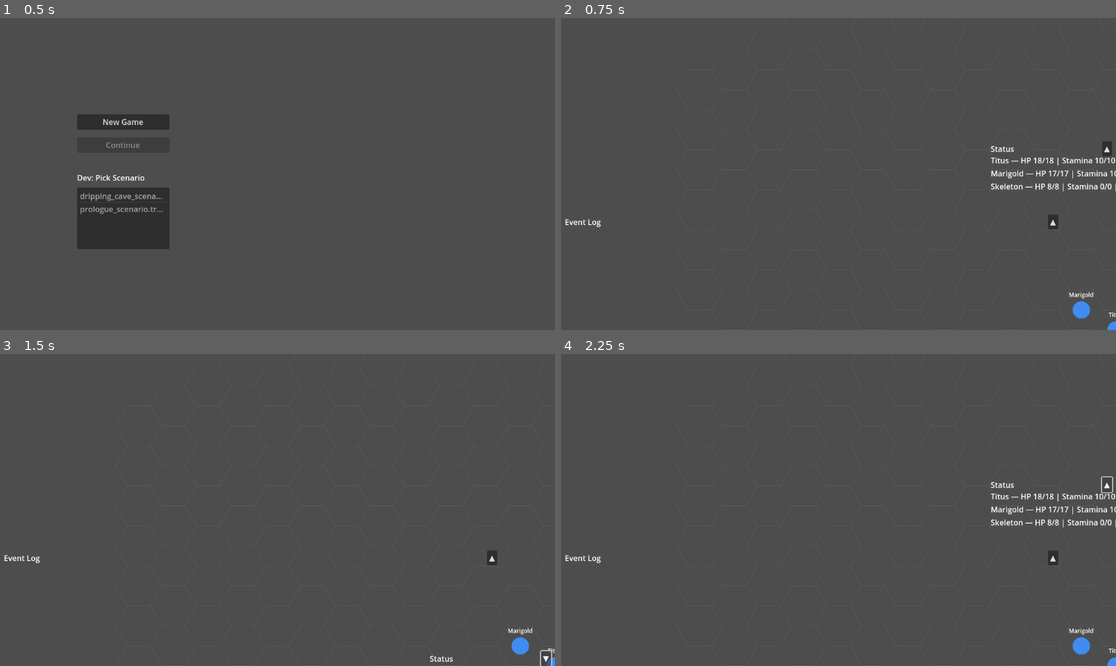
Above: before the commit, frames 1-4 (two rows, left to right).
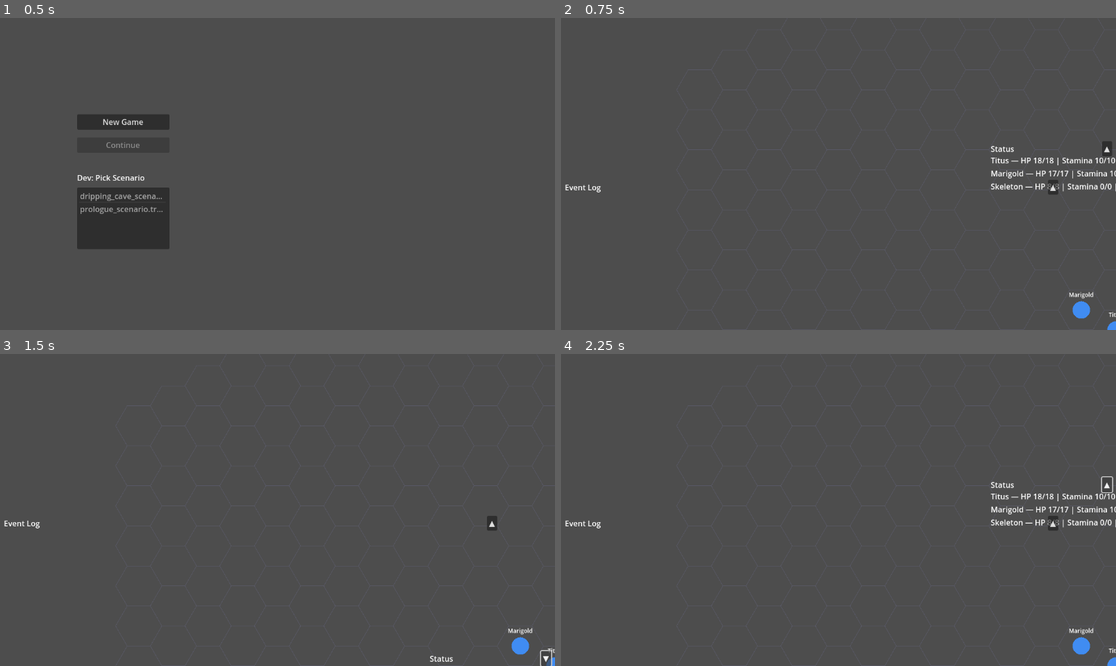
Above: after the commit, the same moments.

Repository: Pyroraptor/hykaen
Game: Godot game, scene res://scenes/TitleScreen.tscn
Two runs of this game, one before a commit and one after it. Both use one fixed random seed, a clock stepped at 60 frames per second and the inputs below.
Inputs:
- Up to frame 1 (0.5 s): no input
- Up to frame 2 (0.75 s): click "New Game" at 0.5 s
- Up to frame 3 (1.5 s): click "▲" at 1.25 s
- Up to frame 4 (2.25 s): click "▼" at 2 s

Frame 1 is identical in both runs. In frame 2, 0.3% of the frame differs, in the area x 0-90%, y 51-68%; in frame 3, 0.3%; in frame 4, 0.3%.

Commit message:
feat(FEAT-358): Fix EventLogView sizing so it renders fully within the default viewport
Step: tdd-execute
Files: 2

Diff:
--- a/presentation/event_log_view.tscn
+++ b/presentation/event_log_view.tscn
@@ -4,11 +4,15 @@
 
 [node name="EventLogView" type="Control"]
 layout_mode = 3
-anchors_preset = 0
+anchors_preset = 2
+anchor_left = 0.0
+anchor_top = 1.0
+anchor_right = 0.0
+anchor_bottom = 1.0
 offset_left = 8.0
-offset_top = 408.0
+offset_top = -312.0
 offset_right = 1032.0
-offset_bottom = 720.0
+offset_bottom = 0.0
 grow_horizontal = 1
 grow_vertical = 0
 size_flags_vertical = 0
--- /dev/null
+++ b/tests/unit/presentation/test_event_log_view_bounds.gd
@@ -0,0 +1,131 @@
+extends GutTest
+## tests/unit/presentation/test_event_log_view_bounds.gd — FEAT-358
+## (US-009 / FR-009, resolves DEF-VER-002/FINDING-002).
+##
+## NOTE on file location: FEAT-358's plan lists this file's path as
+## "tests/panels/test_event_log_view_bounds.gd" and the scene under fix as
+## "scenes/panels/EventLogView.tscn". This project's established, actual
+## layout (every FEAT-008..010/353/357 commit; see e.g.
+## tests/unit/presentation/test_status_panel_anchor.gd's own identical
+## note) keeps every panel-scene GUT suite under tests/unit/presentation/
+## and the scene itself at presentation/event_log_view.tscn rather than a
+## scenes/panels/ or tests/panels/ tree that does not otherwise exist in
+## this codebase. This suite follows that established convention.
+##
+## Regression context (DEF-VER-002/FINDING-002): a peer review found
+## EventLogView.tscn anchored top-left with a fixed offset_bottom = 720,
+## which exceeds the project's default 1152x648 viewport height -- pushing
+## part of the panel (and, once collapsed, its own header) off-screen at
+## the bottom, violating US-009/FR-009's "no gap / correctly anchored"
+## acceptance criterion. This mirrors the exact defect class
+## test_status_panel_anchor.gd (FEAT-357) already fixed on StatusPanelView,
+## applied here to EventLogView specifically.
+
+const EventLogViewScene: PackedScene = preload("res://presentation/event_log_view.tscn")
+
+## DEFAULT_VIEWPORT_SIZE — the project's configured default resolution
+## (project.godot has no display/window/size override, so Godot 4's engine
+## default of 1152x648 applies at real runtime). A headless GUT run's root
+## Viewport does NOT inherit this by default, so it's set explicitly here,
+## mirroring test_status_panel_anchor.gd.
+const DEFAULT_VIEWPORT_SIZE: Vector2i = Vector2i(1152, 648)
+
+
+func _instantiate():
+	get_tree().root.size = DEFAULT_VIEWPORT_SIZE
+	var view = EventLogViewScene.instantiate()
+	add_child_autofree(view)
+	return view
+
+
+# ── Anchor fields: bottom-left anchored ─────────────────────────────────────
+
+func test_event_log_view_is_left_anchored() -> void:
+	var view = _instantiate()
+	assert_eq(view.anchor_left, 0.0, "EventLogView.anchor_left must be 0.0 (left-anchored)")
+
+
+func test_event_log_view_is_bottom_anchored() -> void:
+	var view = _instantiate()
+	assert_eq(view.anchor_bottom, 1.0, "EventLogView.anchor_bottom must be 1.0 (bottom-anchored)")
+
+
+func test_event_log_view_grows_upward_on_collapse() -> void:
+	var view = _instantiate()
+	assert_eq(
+		view.grow_vertical,
+		Control.GROW_DIRECTION_BEGIN,
+		"EventLogView.grow_vertical must be GROW_DIRECTION_BEGIN (upward growth) "
+		+ "so collapsing never opens a gap at the bottom-left anchor"
+	)
+
+
+# ── Computed rect: fully within the default 1152x648 viewport ──────────────
+
+func test_event_log_view_bottom_fits_within_default_viewport_when_expanded() -> void:
+	var view = _instantiate()
+	var viewport_size: Vector2 = view.get_viewport().get_visible_rect().size
+	assert_eq(
+		viewport_size, Vector2(DEFAULT_VIEWPORT_SIZE),
+		"this test exercises the project's default 1152x648 viewport size"
+	)
+
+	var computed_bottom: float = view.position.y + view.size.y
+	assert_true(
+		computed_bottom <= viewport_size.y,
+		"EventLogView's expanded bottom edge (position.y + size.y = %s) must be <= "
+		% [computed_bottom]
+		+ "the default viewport height (%s), not rendered off-screen" % [viewport_size.y]
+	)
+	assert_almost_eq(
+		computed_bottom, viewport_size.y, 0.5,
+		"EventLogView must sit flush against the viewport's bottom edge, not float above/below it"
+	)
+
+
+func test_event_log_view_bottom_fits_within_default_viewport_when_collapsed() -> void:
+	var view = _instantiate()
+	view.toggle_collapsed()
+
+	var viewport_size: Vector2 = view.get_viewport().get_visible_rect().size
+	var computed_bottom: float = view.position.y + view.size.y
+	assert_true(
+		computed_bottom <= viewport_size.y,
+		"EventLogView's collapsed bottom edge (position.y + size.y = %s) must be <= "
+		% [computed_bottom]
+		+ "the default viewport height (%s), not rendered off-screen" % [viewport_size.y]
+	)
+
+
+# ── Header/CollapseButton must remain fully visible (not clipped) ──────────
+
+func test_event_log_view_header_fully_visible_when_expanded() -> void:
+	var view = _instantiate()
+	var viewport_size: Vector2 = view.get_viewport().get_visible_rect().size
+	var header: Control = view.get_node("Header")
+	var header_top: float = view.position.y + header.position.y
+	var header_bottom: float = header_top + header.size.y
+
+	assert_true(
+		header_top >= 0.0 and header_bottom <= viewport_size.y,
+		"EventLogView's Header (and CollapseButton within it) must be fully "
+		+ "visible within the default viewport (top=%s, bottom=%s, viewport height=%s)"
+		% [header_top, header_bottom, viewport_size.y]
+	)
+
+
+func test_event_log_view_header_fully_visible_when_collapsed() -> void:
+	var view = _instantiate()
+	view.toggle_collapsed()
+
+	var viewport_size: Vector2 = view.get_viewport().get_visible_rect().size
+	var header: Control = view.get_node("Header")
+	var header_top: float = view.position.y + header.position.y
+	var header_bottom: float = header_top + header.size.y
+
+	assert_true(
+		header_top >= 0.0 and header_bottom <= viewport_size.y,
+		"EventLogView's collapsed Header (and CollapseButton within it) must be "
+		+ "fully visible within the default viewport (top=%s, bottom=%s, viewport height=%s)"
+		% [header_top, header_bottom, viewport_size.y]
+	)
